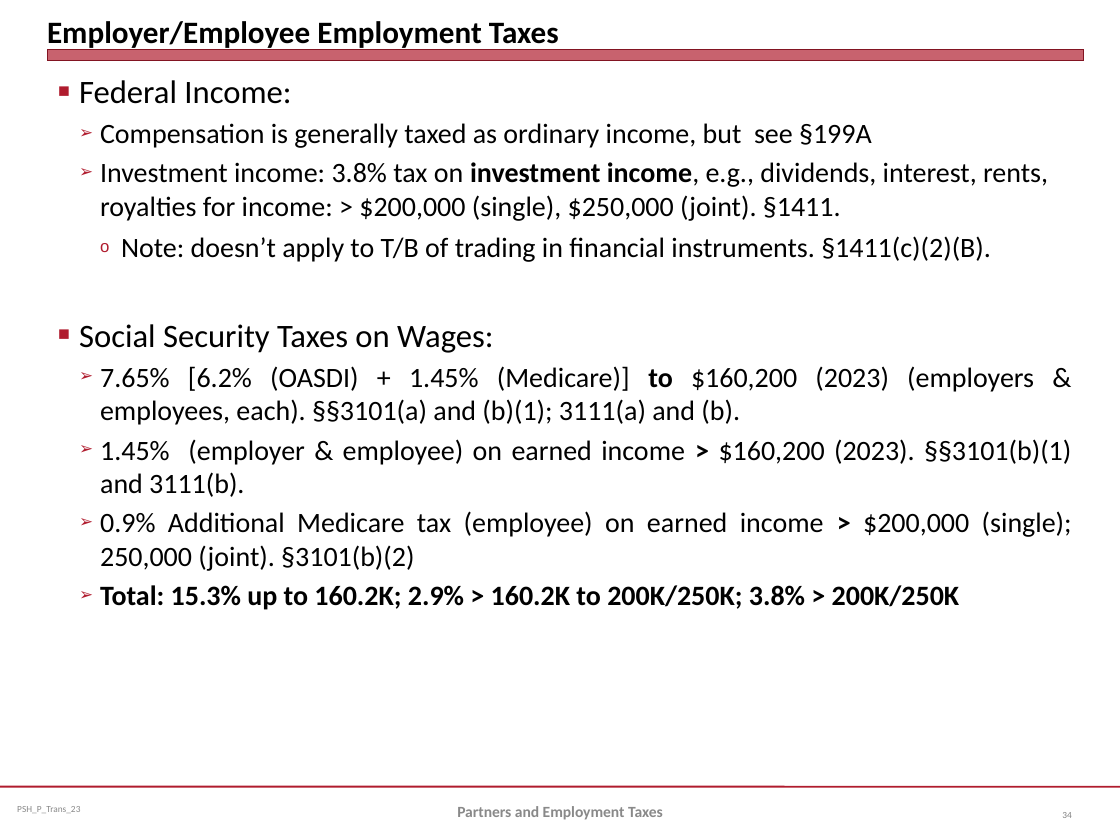
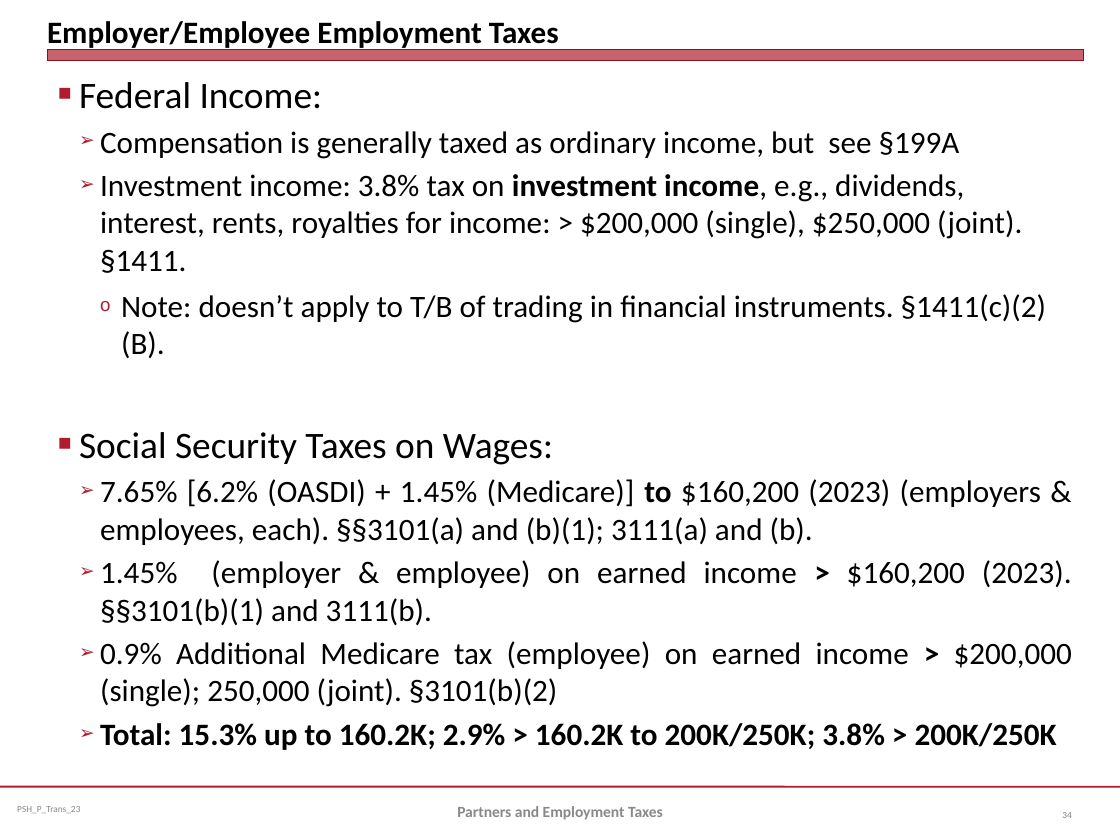
Before and after one commit to jmc877/Partnership-Tax, a slide deck: slide 34 of slides/PSH_P_Trans_23.pptx. Drawn at 1120x840 pixels with LibreOffice and Linux fonts; fonts in the diff are those of the drawing. Boxes give left, top, right and bottom in pixels: in the first picture for what was removed or moved away, otherwise in the second. Text is boxed around its words. In the diff, an @@ line names an element or a change of style, - is before the commit and + after.

```diff
--- a/slides/PSH_P_Trans_23.pptx
+++ b/slides/PSH_P_Trans_23.pptx
@@ text "Federal Income:" at bbox=[79, 82, 1072, 750]: size 21 to 24 pt in "Federal Income:", "Social Security Taxes on Wages:"; size 18 to 20 pt @@
```
Also in this commit, not shown: 2 other slides changed, 2 other files.
